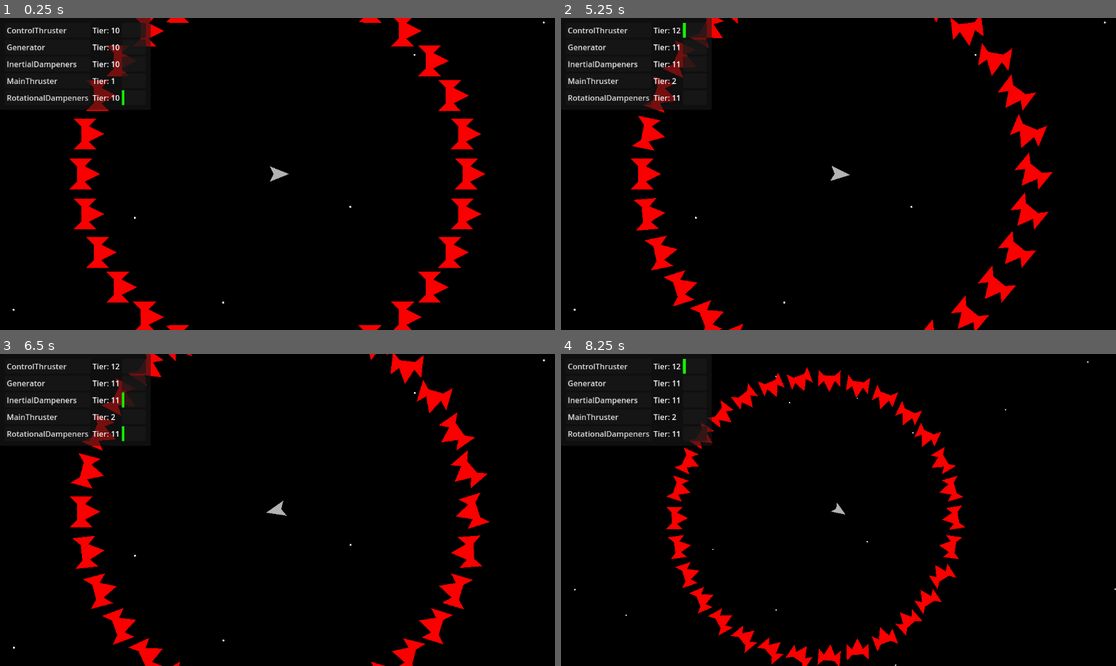
Above: before the commit, frames 1-4 (two rows, left to right).
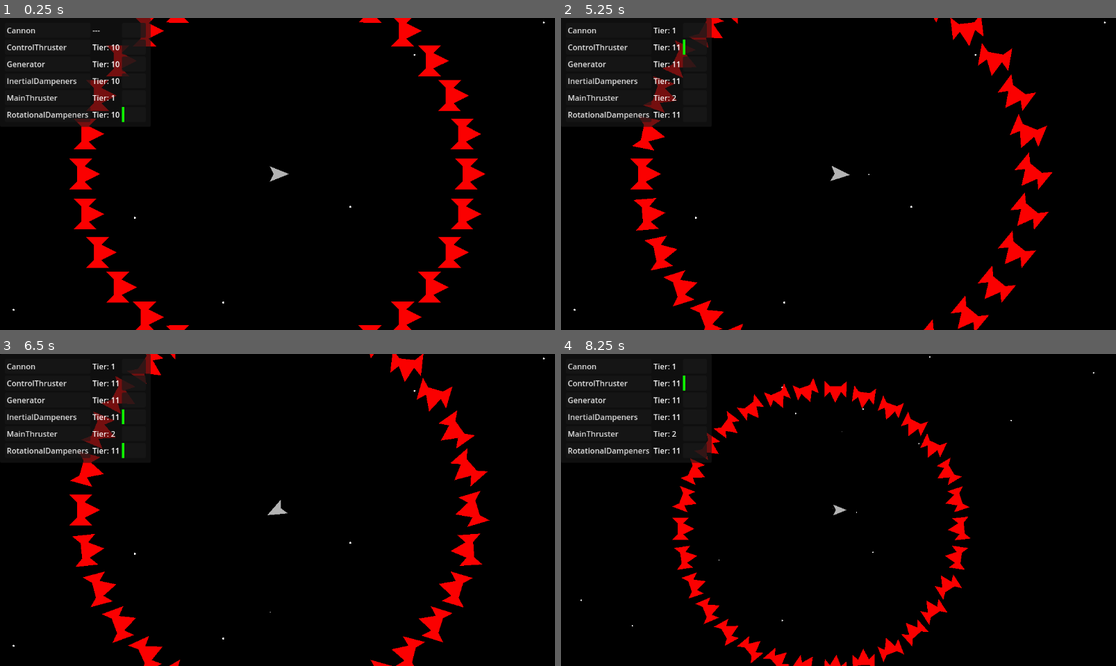
Above: after the commit, the same moments.

Repository: Griiimon/SpaceVampiresDemo
Game: Godot game, scene res://level.tscn
Same seed, same stepped clock (60 frames per second), same inputs: the game is played once before the commit and once after it.
Inputs (mouse positions are in pixels of both pictures, inside the frame that each line leads up to):
- Up to frame 1 (0.25 s): no input
- Up to frame 2 (5.25 s): click "ControlThruster" at 0.5 s; click "ControlThruster" (after the commit: "Cannon") at 1.25 s; click "Generator" at 2 s; click "InertialDampeners" at 2.75 s; click "MainThruster" at 3.5 s; click "RotationalDampeners" at 4.25 s; move the mouse to (960, 158) at 5.02 s; hold D (right) from 5.03 s (still down); tap Space (primary_action, bound only after the commit) at 5.1 s
- Up to frame 3 (6.5 s): move the mouse to (166, 525) at 5.77 s; release D (right) at 5.78 s; hold S (down) from 5.78 s (still down); tap Space (primary_action, bound only after the commit) at 5.85 s
- Up to frame 4 (8.25 s): move the mouse to (894, 441) at 6.52 s; release S (down) at 6.53 s; hold D (right) 6.53-7.28 s; tap Space (primary_action, bound only after the commit) at 6.6, 7.35, 8.1 s; move the mouse to (810, 572) at 7.27 s; hold W (up) 7.28-8.03 s; move the mouse to (1005, 556) at 8.02 s; hold A (left) from 8.03 s (still down)

The runs differ from the first frame. In frame 1, 1.1% of the frame differs, in the area x 1-23%, y 3-35%; in frame 2, 1.3%; in frame 3, 3.5%; in frame 4, 8.0%, in the area x 1-100%, y 0-100%.

Commit message:
Combat update

Diff:
--- /dev/null
+++ b/src/combat/projectile.gd
@@ -0,0 +1,4 @@
+class_name Projectile
+extends Resource
+
+@export var projectile_scene: PackedScene
--- /dev/null
+++ b/src/combat/projectile_instance.gd
@@ -0,0 +1,18 @@
+class_name ProjectileInstance
+extends Node2D
+
+
+var velocity: Vector2
+
+
+
+func shoot(vel: Vector2):
+	velocity= vel
+
+
+func _physics_process(delta: float) -> void:
+	position+= velocity
+
+
+func on_body_entered(body: Node2D):
+	queue_free()
--- /dev/null
+++ b/src/combat/projectiles/cannon_projectile.tres
@@ -0,0 +1,9 @@
+[gd_resource type="Resource" script_class="Projectile" load_steps=3 format=3 uid="uid://c3v68m28lukyn"]
+
+[ext_resource type="Script" uid="uid://b2mpfvdck8f5o" path="res://combat/projectile.gd" id="1_bsday"]
+[ext_resource type="PackedScene" uid="uid://li8mx8mi8euq" path="res://combat/projectiles/cannon_projectile.tscn" id="1_umts4"]
+
+[resource]
+script = ExtResource("1_bsday")
+projectile_scene = ExtResource("1_umts4")
+metadata/_custom_type_script = "uid://b2mpfvdck8f5o"
--- /dev/null
+++ b/src/combat/projectiles/cannon_projectile.tscn
@@ -0,0 +1,24 @@
+[gd_scene load_steps=3 format=3 uid="uid://li8mx8mi8euq"]
+
+[ext_resource type="Script" uid="uid://d0yutm7bgb7xu" path="res://combat/projectile_instance.gd" id="1_2de4l"]
+
+[sub_resource type="CircleShape2D" id="CircleShape2D_p7hlu"]
+radius = 5.0
+
+[node name="CannonProjectile" type="Node2D"]
+script = ExtResource("1_2de4l")
+
+[node name="Line2D" type="Line2D" parent="."]
+points = PackedVector2Array(0, 0, 0.001, 0)
+width = 2.0
+joint_mode = 2
+begin_cap_mode = 2
+end_cap_mode = 2
+
+[node name="Area2D" type="Area2D" parent="."]
+collision_mask = 3
+
+[node name="CollisionShape2D" type="CollisionShape2D" parent="Area2D"]
+shape = SubResource("CircleShape2D_p7hlu")
+
+[connection signal="body_entered" from="Area2D" to="." method="on_body_entered"]
--- a/src/player/player_ship.tscn
+++ b/src/player/player_ship.tscn
@@ -45,11 +45,12 @@
 radius = 15.85
 height = 40.95
 
-[node name="Player Ship" type="RigidBody2D" node_paths=PackedStringArray("controller", "effect_delegator")]
+[node name="Player Ship" type="RigidBody2D" node_paths=PackedStringArray("controller", "effect_delegator", "projectile_ejection_point")]
 script = ExtResource("1_oe5wf")
 controller = NodePath("PlayerShipController")
 components = Array[ExtResource("2_v44f0")]([SubResource("Resource_ttmp0"), SubResource("Resource_j6obm"), SubResource("Resource_mpsxo"), SubResource("Resource_sty7l"), SubResource("Resource_ae3q4")])
 effect_delegator = NodePath("EffectDelegator")
+projectile_ejection_point = NodePath("Projectile Ejection Point")
 
 [node name="EffectDelegator" type="Node" parent="." node_paths=PackedStringArray("main_thruster_effect")]
 script = ExtResource("5_xwq2p")
@@ -61,7 +62,6 @@
 polygon = PackedVector2Array(-16, 16, 0, -24, 16, 16, 0, 8)
 
 [node name="CollisionShape2D" type="CollisionShape2D" parent="."]
-position = Vector2(0, -2)
 rotation = 1.5708
 shape = SubResource("CapsuleShape2D_5xgho")
 
@@ -71,3 +71,6 @@
 
 [node name="Main Thruster Particles" parent="." instance=ExtResource("5_rpgy0")]
 position = Vector2(-12, 0)
+
+[node name="Projectile Ejection Point" type="Marker2D" parent="."]
+position = Vector2(33, 0)
--- a/src/project.godot
+++ b/src/project.godot
@@ -50,6 +50,11 @@
 , Object(InputEventKey,"resource_local_to_scene":false,"resource_name":"","device":-1,"window_id":0,"alt_pressed":false …(186 unchanged characters)…
 ]
 }
+primary_action={
+"deadzone": 0.2,
+"events": [Object(InputEventKey,"resource_local_to_scene":false,"resource_name":"","device":-1,"window_id":0,"alt_pressed":false,"shift_pressed":false,"ctrl_pressed":false,"meta_pressed":false,"pressed":false,"keycode":0,"physical_keycode":32,"key_label":0,"unicode":32,"location":0,"echo":false,"script":null)
+]
+}
 
 [physics]
 
--- /dev/null
+++ b/src/ship/components/cannon_component.gd
@@ -0,0 +1,14 @@
+class_name CannonComponent
+extends BaseShipComponent
+
+@export var projectile: Projectile
+@export var velocity_per_tier: float= 25.0
+
+
+func update_state(ship: Ship, tier: int, delta: float)-> bool:
+	return ship.controller.primary_action
+
+
+func on_activity_changed(ship: Ship, active: bool, tier: int):
+	if active:
+		ship.shoot_projectile(projectile, velocity_per_tier * tier)
--- /dev/null
+++ b/src/ship/components/data/cannon_component.tres
@@ -0,0 +1,11 @@
+[gd_resource type="Resource" script_class="CannonComponent" load_steps=3 format=3 uid="uid://b3m7srvefxycc"]
+
+[ext_resource type="Script" uid="uid://c5wgaruudc1ma" path="res://ship/components/cannon_component.gd" id="1_6l2qk"]
+[ext_resource type="Resource" uid="uid://c3v68m28lukyn" path="res://combat/projectiles/cannon_projectile.tres" id="1_igngx"]
+
+[resource]
+script = ExtResource("1_6l2qk")
+projectile = ExtResource("1_igngx")
+velocity_per_tier = 5.0
+energy_usage_per_tier = 100.0
+metadata/_custom_type_script = "uid://c5wgaruudc1ma"
--- a/src/ship/player_ship_controller.gd
+++ b/src/ship/player_ship_controller.gd
@@ -8,6 +8,7 @@
 	thrust= clampf(up_down_input, 0.0, 1.0)
 	brake= clampf(-up_down_input, 0.0, 1.0)
 	rotate= Input.get_axis("left", "right")
+	primary_action= Input.is_action_just_pressed("primary_action")
 
 	# if GameSettings.mouse_control:
 	# 	rotate= ship.global_transform.y.dot(ship.get_global_mouse_position())
--- a/src/ship/ship.gd
+++ b/src/ship/ship.gd
@@ -6,6 +6,7 @@
 @export var controller: ShipController
 @export var components: Array[ShipComponentInstance]
 @export var effect_delegator: EffectDelegator
+@export var projectile_ejection_point: Marker2D
 
 var total_available_energy: float
 var available_energy_ratio: float
@@ -63,6 +64,13 @@
 	total_available_energy= energy
 
 
+func shoot_projectile(projectile: Projectile, speed: float):
+	var proj_inst: ProjectileInstance= projectile.projectile_scene.instantiate()
+	proj_inst.position= projectile_ejection_point.global_position
+	Global.level.add_child(proj_inst)
+	proj_inst.shoot(get_forward() * speed)
+
+
 func get_component(component_type: BaseShipComponent)-> ShipComponentInstance:
 	for comp_inst in components:
 		if comp_inst.type == component_type:
--- a/src/ship/ship_controller.gd
+++ b/src/ship/ship_controller.gd
@@ -6,6 +6,8 @@
 var thrust: float
 var rotate: float
 var brake: float
+var primary_action: bool
+
 
 
 func _ready() -> void:
Not shown, added: src/combat/projectile.gd.uid
Not shown, added: src/combat/projectile_instance.gd.uid
Not shown, added: src/ship/components/cannon_component.gd.uid
